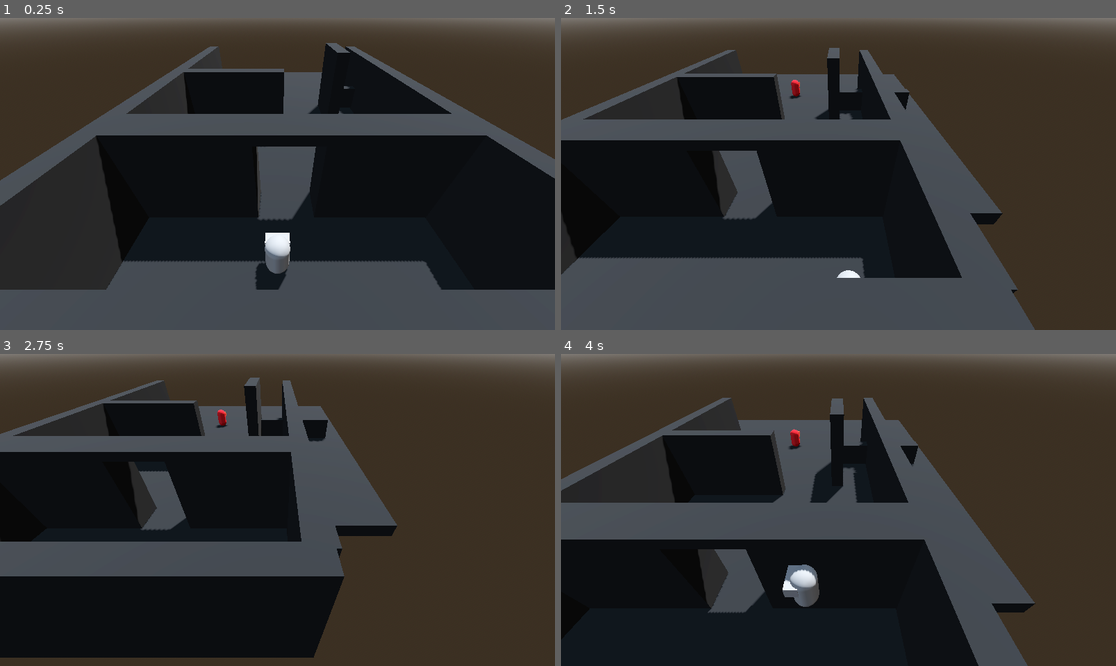
Above: before the commit, frames 1-4 (two rows, left to right).
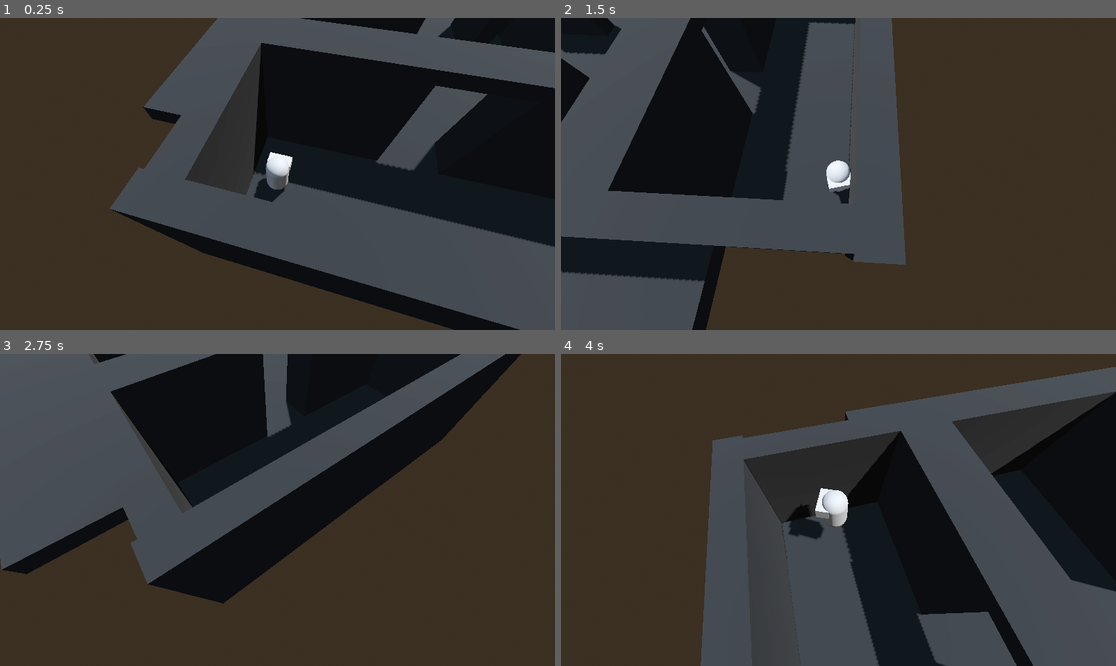
Above: after the commit, the same moments.

Repository: Luis-Blash/speed_attack
Game: Godot game, scene res://main.tscn
Same seed, same stepped clock (60 frames per second), same inputs: the game is played once before the commit and once after it.
Inputs:
- Up to frame 1 (0.25 s): no input
- Up to frame 2 (1.5 s): hold D (move_right) 0.53-1.28 s; tap Q (camera_left, bound only after the commit) at 0.6 s; tap Space (jump) at 0.77 s; tap E (camera_right, bound only after the commit) at 0.8, 1.35 s; hold Down (move_down) from 1.28 s (still down)
- Up to frame 3 (2.75 s): tap Space (jump) at 1.52 s; tap Q (camera_left, bound only after the commit) at 1.55 s; release Down (move_down) at 2.03 s; hold D (move_right) from 2.03 s (still down); tap G (attack_1) at 2.1 s; tap E (camera_right, bound only after the commit) at 2.3 s
- Up to frame 4 (4 s): release D (move_right) at 2.78 s; hold Up (move_up) 2.78-3.53 s; tap Q (camera_left, bound only after the commit) at 2.85 s; tap Space (jump) at 3.02, 3.77 s; hold Left (move_left) from 3.53 s (still down); tap E (camera_right, bound only after the commit) at 3.6 s

The runs differ from the first frame. In frame 1, 61% of the frame differs, in the area x 0-100%, y 0-100%; in frame 2, 56%; in frame 3, 57%; in frame 4, 66%.

Commit message:
move camera and enemy attack

Diff:
--- a/camera.gd
+++ b/camera.gd
@@ -3,11 +3,51 @@
 @export var target: CharacterBody3D
 @export var offset: Vector3 = Vector3(0, 8, 4)
 @export var smoothness: float = 0.1
+@export var rotation_speed: float = 5.0
+
+var current_angle: float = 0.0
+var target_angle: float = 0.0
+var is_rotating: bool = false
+var current_angle_deg: float = 0.0  # ← agregar esta línea
 
 func _physics_process(delta: float) -> void:
 	if not target:
 		return
+	_handle_rotation_input()
+	_update_camera(delta)
 
-	var target_position := target.global_position + offset
+func _handle_rotation_input() -> void:
+	if is_rotating:
+		return
+	if Input.is_action_just_pressed("camera_left"):
+		target_angle += 90.0
+		is_rotating = true
+	if Input.is_action_just_pressed("camera_right"):
+		target_angle -= 90.0
+		is_rotating = true
 
+func _update_camera(delta: float) -> void:
+	current_angle = lerp_angle(
+		deg_to_rad(current_angle),
+		deg_to_rad(target_angle),
+		rotation_speed * delta
+	)
+	current_angle = rad_to_deg(current_angle)
+
+	if abs(current_angle - target_angle) < 0.5:
+		current_angle = target_angle
+		is_rotating = false
+
+	var angle_rad := deg_to_rad(current_angle)
+	var rotated_offset := Vector3(
+		offset.x * cos(angle_rad) - offset.z * sin(angle_rad),
+		offset.y,
+		offset.x * sin(angle_rad) + offset.z * cos(angle_rad)
+	)
+
+	var target_position := target.global_position + rotated_offset
 	global_position = global_position.lerp(target_position, smoothness)
+	look_at(target.global_position, Vector3.UP)
+
+	# actualizar el ángulo que lee el jugador
+	current_angle_deg = current_angle  # ← agregar esta línea
--- a/enemy.gd
+++ b/enemy.gd
@@ -13,6 +13,7 @@
 # --- referencias ---
 @onready var vision_area: Area3D = $VisionArea
 @onready var raycast: RayCast3D = $RayCast3D
+@onready var attack_area: Area3D = $AttackArea
 
 # --- gravedad ---
 var gravity: float = 20.0
@@ -20,6 +21,8 @@
 func _ready() -> void:
 	vision_area.body_entered.connect(_on_vision_entered)
 	vision_area.body_exited.connect(_on_vision_exited)
+	attack_area.body_entered.connect(_on_attack_hit)
+
 
 func _physics_process(delta: float) -> void:
 	# aplicar gravedad
@@ -52,6 +55,10 @@
 	var distance := direction.length()
 	direction = direction.normalized()
 
+	# siempre rota hacia el jugador aunque haya pared
+	var target_basis := Basis.looking_at(direction, Vector3.UP)
+	global_transform.basis = global_transform.basis.slerp(target_basis, 0.1)
+
 	# solo se mueve si está lejos del jugador
 	if distance > stop_distance:
 		velocity.x = direction.x * speed
@@ -59,11 +66,6 @@
 	else:
 		velocity.x = 0
 		velocity.z = 0
-
-	# rotación suave hacia el jugador
-	var target_basis := Basis.looking_at(direction, Vector3.UP)
-	#0.05 → muy lento 0.1 → suave 0.3 → rápido
-	global_transform.basis = global_transform.basis.slerp(target_basis, 0.1)
 
 	# si pierde visión vuelve a idle
 	if not _can_see_player():
@@ -100,5 +102,9 @@
 		player = null
 		current_state = State.IDLE
 
+func _on_attack_hit(body: Node3D) -> void:
+	if body.is_in_group("player"):
+		body.die()
+
 func die() -> void:
 	queue_free()
--- a/main.tscn
+++ b/main.tscn
@@ -39,6 +39,9 @@
 [sub_resource type="SphereShape3D" id="SphereShape3D_0xm2m"]
 radius = 5.029
 
+[sub_resource type="SphereShape3D" id="SphereShape3D_h2yge"]
+radius = 1.0
+
 [node name="Main" type="Node3D" unique_id=931613299]
 
 [node name="Camera3D" type="Camera3D" parent="." unique_id=1429655221 node_paths=PackedStringArray("target")]
@@ -52,6 +55,8 @@
 [node name="DirectionalLight3D" type="DirectionalLight3D" parent="." unique_id=769960712]
 transform = Transform3D(-0.8660254, -0.43301278, 0.25, 0, 0.49999997, 0.86602545, -0.50000006, 0.75, -0.43301266, 0, 0, 0)
 shadow_enabled = true
+
+[node name="SpawnPoint" type="Marker3D" parent="." unique_id=236439115]
 
 [node name="nivel1" type="CSGCombiner3D" parent="." unique_id=994892580]
 transform = Transform3D(1, 0, 0, 0, 1, 0, 0, 0, 1, 0, -2, 0)
@@ -102,8 +107,11 @@
 visible = false
 size = Vector3(16, 1, 25)
 
-[node name="Player" type="CharacterBody3D" parent="." unique_id=1040943630 groups=["player"]]
+[node name="Player" type="CharacterBody3D" parent="." unique_id=1040943630 node_paths=PackedStringArray("spawn_point", "camera") groups=["player"]]
+transform = Transform3D(1, 0, 0, 0, 1, 0, 0, 0, 1, -5.6566477, 0, 0)
 script = ExtResource("1_ig7tw")
+spawn_point = NodePath("../SpawnPoint")
+camera = NodePath("../Camera3D")
 
 [node name="CollisionShape3D" type="CollisionShape3D" parent="Player" unique_id=1812737495]
 shape = SubResource("CapsuleShape3D_7dm0k")
@@ -148,3 +156,12 @@
 [node name="CollisionShape3D" type="CollisionShape3D" parent="Enemy/VisionArea" unique_id=789490967]
 transform = Transform3D(1, 0, 0, 0, 1, 0, 0, 0, 1, 0, 0, -1.6487865)
 shape = SubResource("SphereShape3D_0xm2m")
+
+[node name="AttackArea" type="Area3D" parent="Enemy" unique_id=1590404614]
+transform = Transform3D(1, 0, 0, 0, 1, 0, 0, 0, 1, 0, 0, -1.1954556)
+collision_layer = 0
+
+[node name="CollisionShape3D" type="CollisionShape3D" parent="Enemy/AttackArea" unique_id=663202484]
+transform = Transform3D(1, 0, 0, 0, 1, 0, 0, 0, 1, 0, 0, -0.12767792)
+shape = SubResource("SphereShape3D_h2yge")
+debug_color = Color(0.95130855, 0.22093806, 0.06852095, 0.41960785)
--- a/player.gd
+++ b/player.gd
@@ -15,13 +15,14 @@
 
 # --- referencias ---
 @onready var attack_area: Area3D = $AttackArea
+@export var spawn_point: Marker3D
+@export var camera: Camera3D
 
 func _ready() -> void:
 	attack_area.monitoring = false
 	attack_area.body_entered.connect(_on_attack_hit)
 
 func _physics_process(delta: float) -> void:
-	# gravedad siempre activa sin importar el estado
 	if not is_on_floor():
 		velocity.y -= gravity * delta
 
@@ -39,17 +40,13 @@
 
 	move_and_slide()
 
-# --- estados ---
-
 func _handle_global_input() -> void:
 	if current_state == State.ATTACK or current_state == State.DEAD:
 		return
 
-	# salto
 	if Input.is_action_just_pressed("jump") and is_on_floor():
 		velocity.y = jump_force
 
-	# ataque
 	if Input.is_action_just_pressed("attack_1"):
 		_start_attack()
 
@@ -63,17 +60,17 @@
 	var direction := get_input_direction()
 	velocity.x = direction.x * speed
 	velocity.z = direction.z * speed
+
 	if direction.length() > 0.1:
 		var target_angle := atan2(-direction.x, -direction.z)
 		rotation.y = lerp_angle(rotation.y, target_angle, 0.15)
+
 	if direction.length() < 0.1:
 		current_state = State.IDLE
 
 func _state_attack(delta: float) -> void:
-	# durante el ataque no se mueve
 	velocity.x = 0
 	velocity.z = 0
-
 	attack_timer -= delta
 	if attack_timer <= 0.0:
 		attack_area.monitoring = false
@@ -92,7 +89,18 @@
 	if input.length() > 1.0:
 		input = input.normalized()
 
-	return Vector3(input.x, 0, input.y)
+	# si no hay cámara, movimiento normal
+	if not camera:
+		return Vector3(input.x, 0, input.y)
+
+	# rotar input según ángulo actual de la cámara
+	var angle := deg_to_rad(-camera.current_angle_deg)
+
+	return Vector3(
+		input.x * cos(angle) + input.y * sin(angle),
+		0,
+		-input.x * sin(angle) + input.y * cos(angle)
+	)
 
 func _start_attack() -> void:
 	current_state = State.ATTACK
@@ -101,6 +109,10 @@
 
 func die() -> void:
 	current_state = State.DEAD
+	global_position = spawn_point.global_position
+	velocity = Vector3.ZERO
+	await get_tree().create_timer(0.5).timeout
+	current_state = State.IDLE
 
 # --- señales ---
 func _on_attack_hit(body: Node3D) -> void:
--- a/project.godot
+++ b/project.godot
@@ -56,6 +56,16 @@
 "events": [Object(InputEventKey,"resource_local_to_scene":false,"resource_name":"","device":-1,"window_id":0,"alt_press …(192 unchanged characters)…
 ]
 }
+camera_left={
+"deadzone": 0.2,
+"events": [Object(InputEventKey,"resource_local_to_scene":false,"resource_name":"","device":-1,"window_id":0,"alt_pressed":false,"shift_pressed":false,"ctrl_pressed":false,"meta_pressed":false,"pressed":false,"keycode":0,"physical_keycode":81,"key_label":0,"unicode":113,"location":0,"echo":false,"script":null)
+]
+}
+camera_right={
+"deadzone": 0.2,
+"events": [Object(InputEventKey,"resource_local_to_scene":false,"resource_name":"","device":-1,"window_id":0,"alt_pressed":false,"shift_pressed":false,"ctrl_pressed":false,"meta_pressed":false,"pressed":false,"keycode":0,"physical_keycode":69,"key_label":0,"unicode":101,"location":0,"echo":false,"script":null)
+]
+}
 
 [physics]
 
